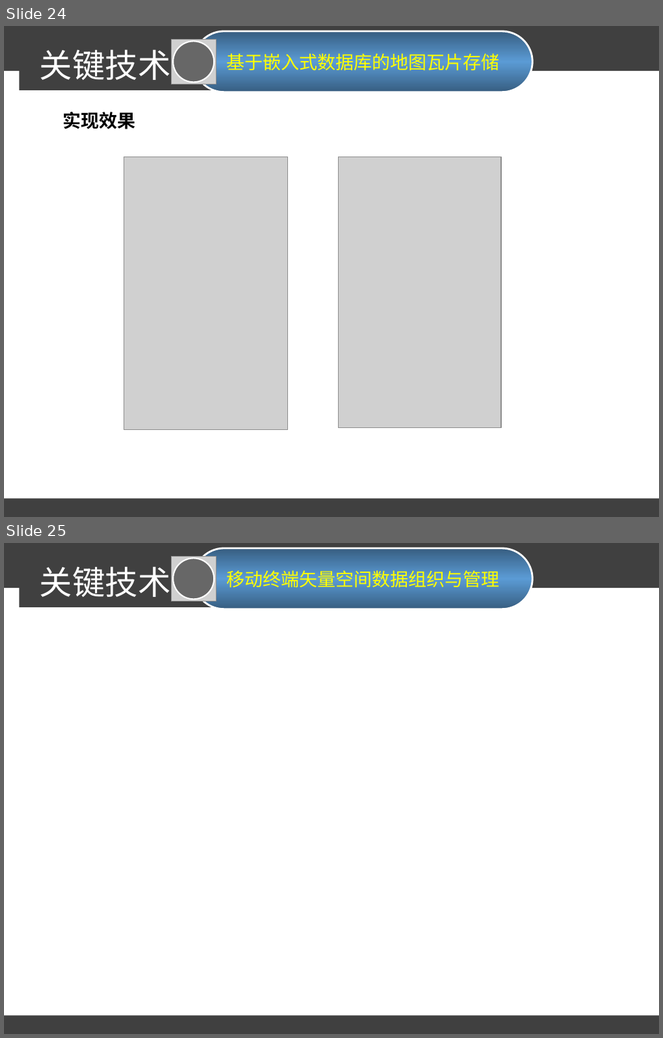
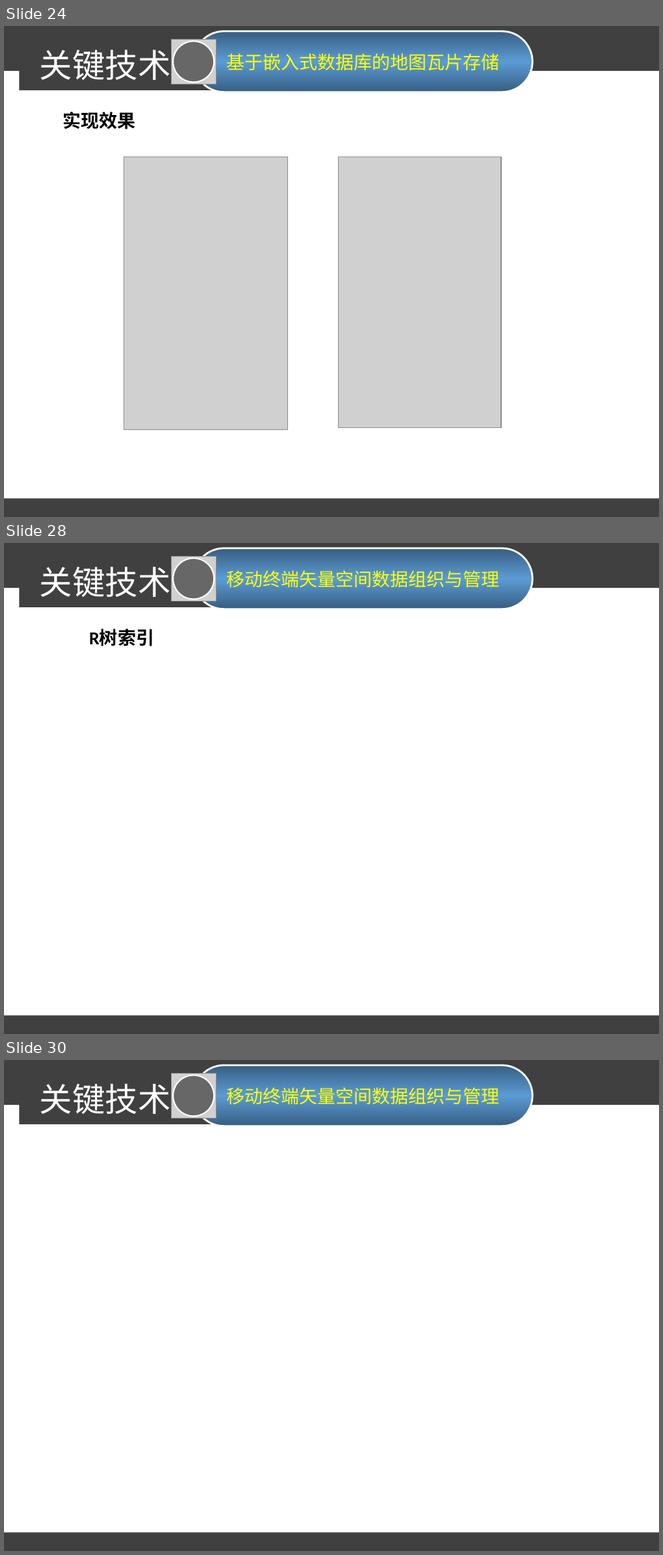
Before and after one commit to sunxianlei/MyThesis, a slide deck: 汇报答辩/论文答辩.ppt. Shown one above the other, each under a label of ours: slides 24 and 25 before the commit, slides 24, 28 and 30 after it; the slides between them are not shown. The pictures are 663x1038 and 663x1555 pixels, drawn with LibreOffice and Linux fonts; fonts in the diff are those of the drawing; grey boxes stand for pictures. Boxes give left, top, right and bottom in pixels: in the first picture for what was removed or moved away, otherwise in the second. Text is boxed around its words. In the diff, an @@ line names an element or a change of style, - is before the commit and + after.

Commit message:
添加第二第三技术点框架部分
添加第二第三技术点框架部分

```diff
--- a/汇报答辩/论文答辩.ppt
+++ b/汇报答辩/论文答辩.ppt
@@ slide 28 added at bbox=[4, 543, 659, 1034], background #FFFFFF; not listed: 3 template elements that a slide beside it also shows @@
@@ picture added at bbox=[171, 556, 216, 601] @@
@@ ellipse added at bbox=[173, 558, 215, 600], fill #000000 at 50% opacity, outline #FFFFFF 1.5 pt @@
@@ rounded rectangle added at bbox=[193, 548, 532, 609], fill gradient #375E81 to #5B9BD5, outline #FFFFFF 2.01 pt, 20 pt, text #FFFF00 @@
+移动终端矢量空间数据组织与管理
@@ text added at bbox=[40, 566, 171, 597], 36 pt, text #FFFFFF @@
+关键技术
@@ text added at bbox=[89, 629, 154, 646], 20 pt, text #000000, bold @@
+R树索引
@@ what was slide 25 is now slide 30 @@
```
Also in this commit, not shown: 1 slide changed, 10 other slides added.
